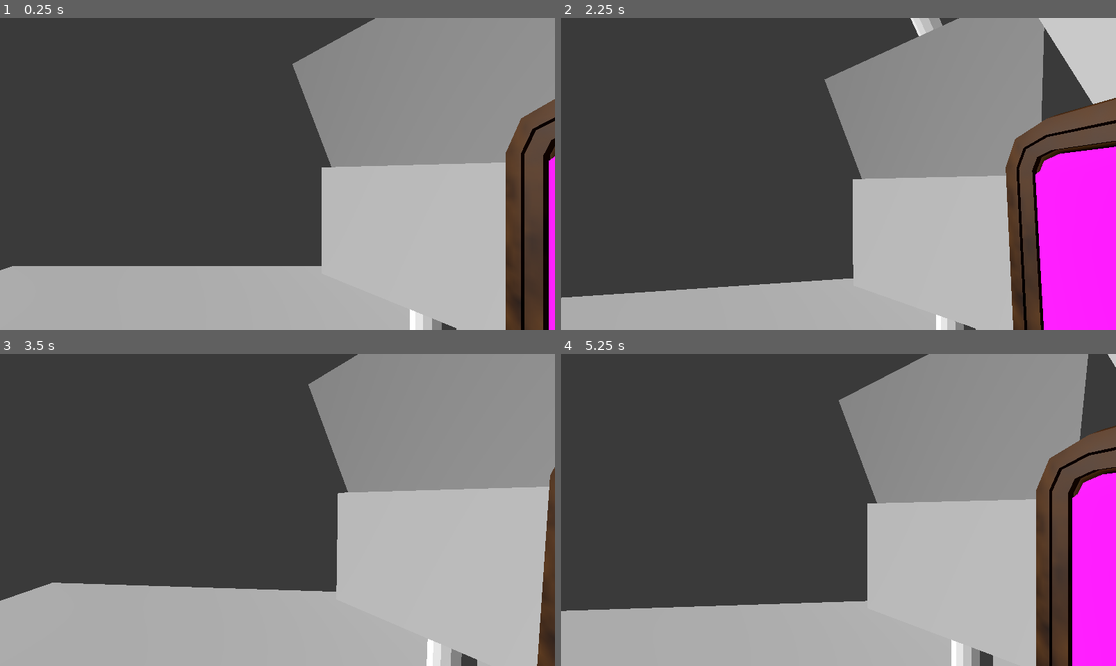
Above: before the commit, frames 1-4 (two rows, left to right).
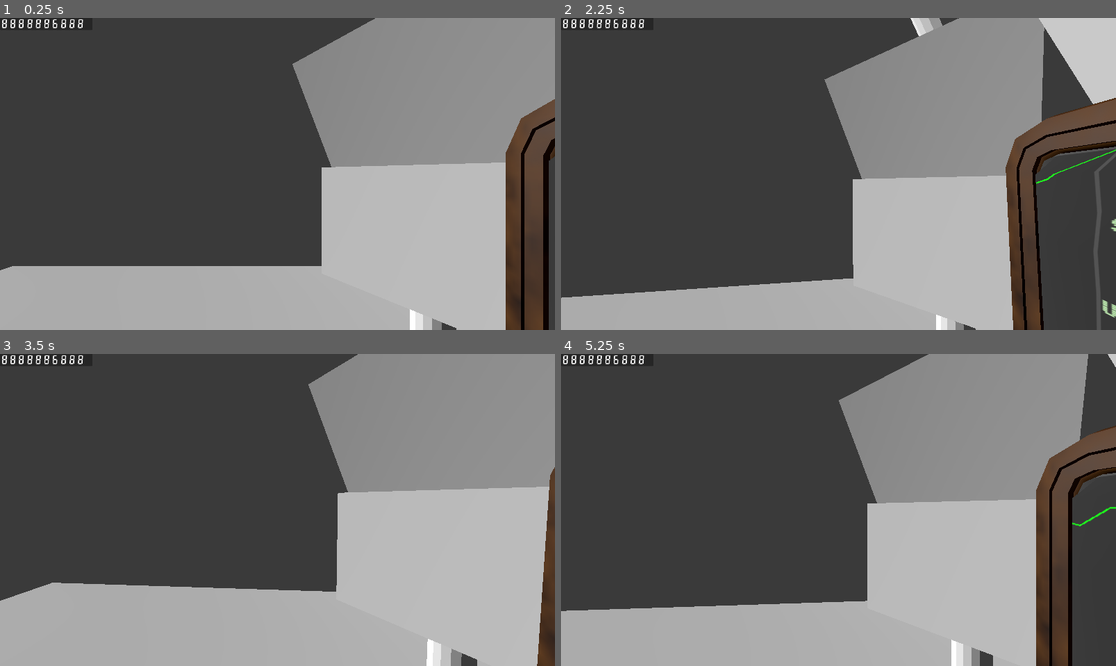
Above: after the commit, the same moments.

Repository: ALP-Games/bubble
Game: Godot game, scene res://Scenes/world_3d.tscn
Two runs of this game, one before a commit and one after it. Both use one fixed random seed, a clock stepped at 60 frames per second and the inputs below.
Inputs (mouse positions are in pixels of both pictures, inside the frame that each line leads up to):
- Up to frame 1 (0.25 s): no input
- Up to frame 2 (2.25 s): tap Enter at 0.5, 2 s; move the mouse to (866, 174) at 0.52 s; tap Space at 1.25 s; move the mouse to (810, 174) at 1.27 s; move the mouse to (849, 167) at 2.02 s
- Up to frame 3 (3.5 s): move the mouse to (271, 516) at 2.77 s
- Up to frame 4 (5.25 s): tap Space at 3.5, 5 s; move the mouse to (877, 513) at 3.52 s; tap Enter at 4.25 s; move the mouse to (794, 506) at 4.27 s; move the mouse to (844, 510) at 5.02 s

The runs differ from the first frame. In frame 1, 0.8% of the frame differs, in the area x 0-100%, y 0-100%; in frame 2, 8.0%; in frame 3, 0.2%; in frame 4, 4.9%.

Commit message:
New UI options
added pair of fonts, UI screen and money counter elements

Diff:
--- a/Scenes/monitor.tscn
+++ b/Scenes/monitor.tscn
@@ -88,6 +88,13 @@
 "Red_Press": SubResource("Animation_4eeip")
 }
 
+[sub_resource type="ViewportTexture" id="ViewportTexture_8k1ix"]
+viewport_path = NodePath("SubViewport")
+
+[sub_resource type="StandardMaterial3D" id="StandardMaterial3D_hpoqp"]
+resource_local_to_scene = true
+albedo_texture = SubResource("ViewportTexture_8k1ix")
+
 [sub_resource type="ViewportTexture" id="ViewportTexture_xjnio"]
 viewport_path = NodePath("SubViewport")
 
@@ -169,10 +176,11 @@
 [node name="Screen2" type="Node3D" parent="."]
 
 [node name="Screen" type="MeshInstance3D" parent="Screen2"]
+material_override = SubResource("StandardMaterial3D_hpoqp")
 mesh = SubResource("ArrayMesh_rkt8l")
 skeleton = NodePath("")
 
 [node name="SubViewport" type="SubViewport" parent="."]
-size = Vector2i(1152, 864)
+size = Vector2i(640, 480)
 
 [node name="StockUI" parent="SubViewport" instance=ExtResource("3_e8ho8")]
--- a/Scenes/world_3d.tscn
+++ b/Scenes/world_3d.tscn
@@ -1,14 +1,23 @@
-[gd_scene load_steps=5 format=3 uid="uid://dbqqdupnvapvi"]
+[gd_scene load_steps=9 format=3 uid="uid://dbqqdupnvapvi"]
 
 [ext_resource type="PackedScene" uid="uid://d4ek7o4r32c2" path="res://Scenes/player.tscn" id="1_3xj3b"]
 [ext_resource type="PackedScene" uid="uid://ft1r5f8t8lve" path="res://Scenes/gui_in_3d.tscn" id="1_qr44k"]
 [ext_resource type="PackedScene" uid="uid://c1kbkxe0dic6f" path="res://Assets/Blockout.glb" id="2_dmqej"]
 [ext_resource type="PackedScene" uid="uid://ddri64sk3ke7j" path="res://Scenes/monitor.tscn" id="3_qc2cn"]
+[ext_resource type="FontFile" uid="uid://c5h03awht4fuf" path="res://UI/7segment.ttf" id="4_3jtoq"]
 
 [sub_resource type="Environment" id="Environment_j4f23"]
 background_mode = 1
 background_color = Color(0.226707, 0.226707, 0.226707, 1)
 ambient_light_color = Color(0.622082, 0.264741, 0.561545, 1)
+
+[sub_resource type="LabelSettings" id="LabelSettings_ksoym"]
+font = ExtResource("4_3jtoq")
+font_size = 36
+
+[sub_resource type="FontVariation" id="FontVariation_tyelc"]
+base_font = ExtResource("4_3jtoq")
+spacing_glyph = 10
 
 [node name="World3D" type="Node3D"]
 
@@ -26,5 +35,44 @@
 [node name="DirectionalLight3D" type="DirectionalLight3D" parent="WorldEnvironment"]
 transform = Transform3D(-0.102044, 0.449002, -0.887685, 0.473427, 0.806729, 0.353631, 0.874902, -0.384168, -0.294892, -3.31199, 3.19832, 1.17216)
 
+[node name="Control" type="Control" parent="."]
+layout_mode = 3
+anchors_preset = 0
+offset_right = 320.0
+offset_bottom = 42.0
+
+[node name="MarginContainer" type="MarginContainer" parent="Control"]
+layout_mode = 0
+offset_right = 320.0
+offset_bottom = 42.0
+
+[node name="Panel" type="Panel" parent="Control/MarginContainer"]
+layout_mode = 2
+
+[node name="Label" type="Label" parent="Control/MarginContainer/Panel"]
+visible = false
+layout_direction = 3
+layout_mode = 0
+offset_left = -19.34
+offset_top = -5.0
+offset_right = 19.0
+offset_bottom = 44.0
+text = "$"
+label_settings = SubResource("LabelSettings_ksoym")
+horizontal_alignment = 2
+
+[node name="RichTextLabel" type="RichTextLabel" parent="Control/MarginContainer/Panel"]
+clip_contents = false
+layout_mode = 0
+offset_left = 5.0
+offset_right = 325.0
+offset_bottom = 40.0
+mouse_force_pass_scroll_events = false
+theme_override_fonts/normal_font = SubResource("FontVariation_tyelc")
+theme_override_font_sizes/normal_font_size = 41
+bbcode_enabled = true
+text = "8888886888"
+scroll_active = false
+
 [node name="Monitor" parent="." instance=ExtResource("3_qc2cn")]
 transform = Transform3D(1, 0, 0, 0, 1, 0, 0, 0, 1, 4.46673, 3.22242, 0.156736)
--- /dev/null
+++ b/UI/bigtext_stock_ui.tres
@@ -0,0 +1,10 @@
+[gd_resource type="LabelSettings" load_steps=2 format=3 uid="uid://lmn6504622a5"]
+
+[ext_resource type="FontFile" uid="uid://c68t1vy53qcar" path="res://UI/Sixtyfour-Regular-VariableFont_BLED,SCAN.ttf" id="1_c86sx"]
+
+[resource]
+resource_name = "Labeltext"
+line_spacing = 1.0
+font = ExtResource("1_c86sx")
+font_size = 42
+font_color = Color(0.805, 1, 0.74, 1)
--- /dev/null
+++ b/UI/smalltext_stock_ui.tres
@@ -0,0 +1,8 @@
+[gd_resource type="LabelSettings" load_steps=2 format=3 uid="uid://domfgk04wfyk7"]
+
+[ext_resource type="FontFile" uid="uid://c68t1vy53qcar" path="res://UI/Sixtyfour-Regular-VariableFont_BLED,SCAN.ttf" id="1_x8q6d"]
+
+[resource]
+resource_name = "Labeltext"
+font = ExtResource("1_x8q6d")
+font_color = Color(0.803922, 1, 0.741176, 1)
--- /dev/null
+++ b/UI/stock_ui.tres
@@ -0,0 +1,8 @@
+[gd_resource type="LabelSettings" load_steps=2 format=3 uid="uid://dwlpcwpu6qu0o"]
+
+[ext_resource type="SystemFont" path=""C:\Users\user\Documents\GitHub\bubble\UI\vgaoem.fon"" id="1_ui617"]
+
+[resource]
+resource_name = "Labeltext"
+font = ExtResource("1_ui617")
+font_size = 30
--- a/UI/stock_ui.tscn
+++ b/UI/stock_ui.tscn
@@ -1,112 +1,127 @@
 [gd_scene load_steps=4 format=3 uid="uid://c8bmfd2hy7x7g"]
 
 [ext_resource type="Script" path="res://Scripts/stock_graph.gd" id="1_6jq88"]
-
-[sub_resource type="LabelSettings" id="LabelSettings_1n20y"]
-font_size = 50
-
-[sub_resource type="LabelSettings" id="LabelSettings_wbicm"]
-font_size = 50
+[ext_resource type="LabelSettings" uid="uid://lmn6504622a5" path="res://UI/bigtext_stock_ui.tres" id="1_nihkq"]
+[ext_resource type="LabelSettings" uid="uid://domfgk04wfyk7" path="res://UI/smalltext_stock_ui.tres" id="3_6odb4"]
 
 [node name="StockUI" type="Control"]
 layout_mode = 3
 anchors_preset = 15
 anchor_right = 1.0
 anchor_bottom = 1.0
+offset_right = -1280.0
+offset_bottom = -600.0
 grow_horizontal = 2
 grow_vertical = 2
 
-[node name="HBoxContainer" type="HBoxContainer" parent="."]
-layout_mode = 1
-anchors_preset = 15
-anchor_right = 1.0
-anchor_bottom = 1.0
-grow_horizontal = 2
-grow_vertical = 2
+[node name="MarginContainer" type="MarginContainer" parent="."]
+layout_mode = 0
+offset_right = 640.0
+offset_bottom = 480.0
+theme_override_constants/margin_left = 20
+theme_override_constants/margin_top = 20
+theme_override_constants/margin_right = 20
+theme_override_constants/margin_bottom = 20
 
-[node name="VBoxContainer2" type="VBoxContainer" parent="HBoxContainer"]
+[node name="HBoxContainer" type="HBoxContainer" parent="MarginContainer"]
+layout_mode = 2
+
+[node name="VBoxContainer2" type="VBoxContainer" parent="MarginContainer/HBoxContainer"]
 layout_mode = 2
 size_flags_horizontal = 3
 
-[node name="StockNameContainer" type="MarginContainer" parent="HBoxContainer/VBoxContainer2"]
+[node name="StockNameContainer" type="MarginContainer" parent="MarginContainer/HBoxContainer/VBoxContainer2"]
+layout_mode = 2
+theme_override_constants/margin_top = 0
+
+[node name="Panel" type="Panel" parent="MarginContainer/HBoxContainer/VBoxContainer2/StockNameContainer"]
 layout_mode = 2
 
-[node name="Panel" type="Panel" parent="HBoxContainer/VBoxContainer2/StockNameContainer"]
-layout_mode = 2
-
-[node name="StockName" type="Label" parent="HBoxContainer/VBoxContainer2/StockNameContainer"]
+[node name="StockName" type="Label" parent="MarginContainer/HBoxContainer/VBoxContainer2/StockNameContainer"]
 layout_mode = 2
 text = "Detcla"
-label_settings = SubResource("LabelSettings_1n20y")
+label_settings = ExtResource("1_nihkq")
 horizontal_alignment = 1
+vertical_alignment = 2
 
-[node name="StockGraph" type="Panel" parent="HBoxContainer/VBoxContainer2"]
+[node name="StockGraph" type="Panel" parent="MarginContainer/HBoxContainer/VBoxContainer2"]
 layout_mode = 2
 size_flags_vertical = 3
 script = ExtResource("1_6jq88")
 
-[node name="MarginContainer" type="MarginContainer" parent="HBoxContainer"]
+[node name="MarginContainer" type="MarginContainer" parent="MarginContainer/HBoxContainer"]
+layout_mode = 2
+theme_override_constants/margin_top = 25
+theme_override_constants/margin_bottom = 25
+
+[node name="Panel" type="Panel" parent="MarginContainer/HBoxContainer/MarginContainer"]
 layout_mode = 2
 
-[node name="Panel" type="Panel" parent="HBoxContainer/MarginContainer"]
-layout_mode = 2
-
-[node name="VBoxContainer" type="VBoxContainer" parent="HBoxContainer/MarginContainer"]
+[node name="VBoxContainer" type="VBoxContainer" parent="MarginContainer/HBoxContainer/MarginContainer"]
 layout_mode = 2
 alignment = 1
 
-[node name="BuyPriceLabel" type="Label" parent="HBoxContainer/MarginContainer/VBoxContainer"]
+[node name="BuyPriceLabel" type="Label" parent="MarginContainer/HBoxContainer/MarginContainer/VBoxContainer"]
 layout_mode = 2
+size_flags_vertical = 6
 text = "Buy Price:"
-label_settings = SubResource("LabelSettings_wbicm")
+label_settings = ExtResource("3_6odb4")
 horizontal_alignment = 1
 vertical_alignment = 1
 
-[node name="BuyPriceNumber" type="Label" parent="HBoxContainer/MarginContainer/VBoxContainer"]
+[node name="BuyPriceNumber" type="Label" parent="MarginContainer/HBoxContainer/MarginContainer/VBoxContainer"]
 layout_mode = 2
+size_flags_vertical = 3
 text = "300"
-label_settings = SubResource("LabelSettings_wbicm")
+label_settings = ExtResource("3_6odb4")
 horizontal_alignment = 1
 vertical_alignment = 1
 
-[node name="SellPriceLabel" type="Label" parent="HBoxContainer/MarginContainer/VBoxContainer"]
+[node name="SellPriceLabel" type="Label" parent="MarginContainer/HBoxContainer/MarginContainer/VBoxContainer"]
 layout_mode = 2
+size_flags_vertical = 6
 text = "Sell Price:"
-label_settings = SubResource("LabelSettings_wbicm")
+label_settings = ExtResource("3_6odb4")
 horizontal_alignment = 1
 vertical_alignment = 1
 
-[node name="SellPriceNumber" type="Label" parent="HBoxContainer/MarginContainer/VBoxContainer"]
+[node name="SellPriceNumber" type="Label" parent="MarginContainer/HBoxContainer/MarginContainer/VBoxContainer"]
 layout_mode = 2
+size_flags_vertical = 6
 text = "200"
-label_settings = SubResource("LabelSettings_wbicm")
+label_settings = ExtResource("3_6odb4")
 horizontal_alignment = 1
 vertical_alignment = 1
 
-[node name="UnitsOwnedLabel" type="Label" parent="HBoxContainer/MarginContainer/VBoxContainer"]
+[node name="UnitsOwnedLabel" type="Label" parent="MarginContainer/HBoxContainer/MarginContainer/VBoxContainer"]
 layout_mode = 2
+size_flags_vertical = 6
 text = "Units Owned:"
-label_settings = SubResource("LabelSettings_wbicm")
+label_settings = ExtResource("3_6odb4")
 horizontal_alignment = 1
 vertical_alignment = 1
 
-[node name="UnitsOwnedNumber" type="Label" parent="HBoxContainer/MarginContainer/VBoxContainer"]
+[node name="UnitsOwnedNumber" type="Label" parent="MarginContainer/HBoxContainer/MarginContainer/VBoxContainer"]
 layout_mode = 2
+size_flags_vertical = 6
 text = "104"
-label_settings = SubResource("LabelSettings_wbicm")
+label_settings = ExtResource("3_6odb4")
 horizontal_alignment = 1
 vertical_alignment = 1
 
-[node name="UnitsPerTransactionLabel" type="Label" parent="HBoxContainer/MarginContainer/VBoxContainer"]
+[node name="UnitsPerTransactionLabel" type="Label" parent="MarginContainer/HBoxContainer/MarginContainer/VBoxContainer"]
 layout_mode = 2
-text = "Per Transaction:"
-label_settings = SubResource("LabelSettings_wbicm")
+size_flags_vertical = 6
+text = "Per
+Transaction:"
+label_settings = ExtResource("3_6odb4")
 horizontal_alignment = 1
 vertical_alignment = 1
 
-[node name="UnitsPerTransactionNumber" type="Label" parent="HBoxContainer/MarginContainer/VBoxContainer"]
+[node name="UnitsPerTransactionNumber" type="Label" parent="MarginContainer/HBoxContainer/MarginContainer/VBoxContainer"]
 layout_mode = 2
+size_flags_vertical = 6
 text = "20"
-label_settings = SubResource("LabelSettings_wbicm")
+label_settings = ExtResource("3_6odb4")
 horizontal_alignment = 1
 vertical_alignment = 1
--- a/project.godot
+++ b/project.godot
@@ -23,3 +23,7 @@
 [filesystem]
 
 import/blender/enabled=false
+
+[rendering]
+
+renderer/rendering_method="gl_compatibility"
Not shown: 1 places in Scenes/monitor.tscn that only renumber resources
Binary file added: UI/7segment.ttf
Binary file added: UI/Sixtyfour-Regular-VariableFont_BLED,SCAN.ttf
